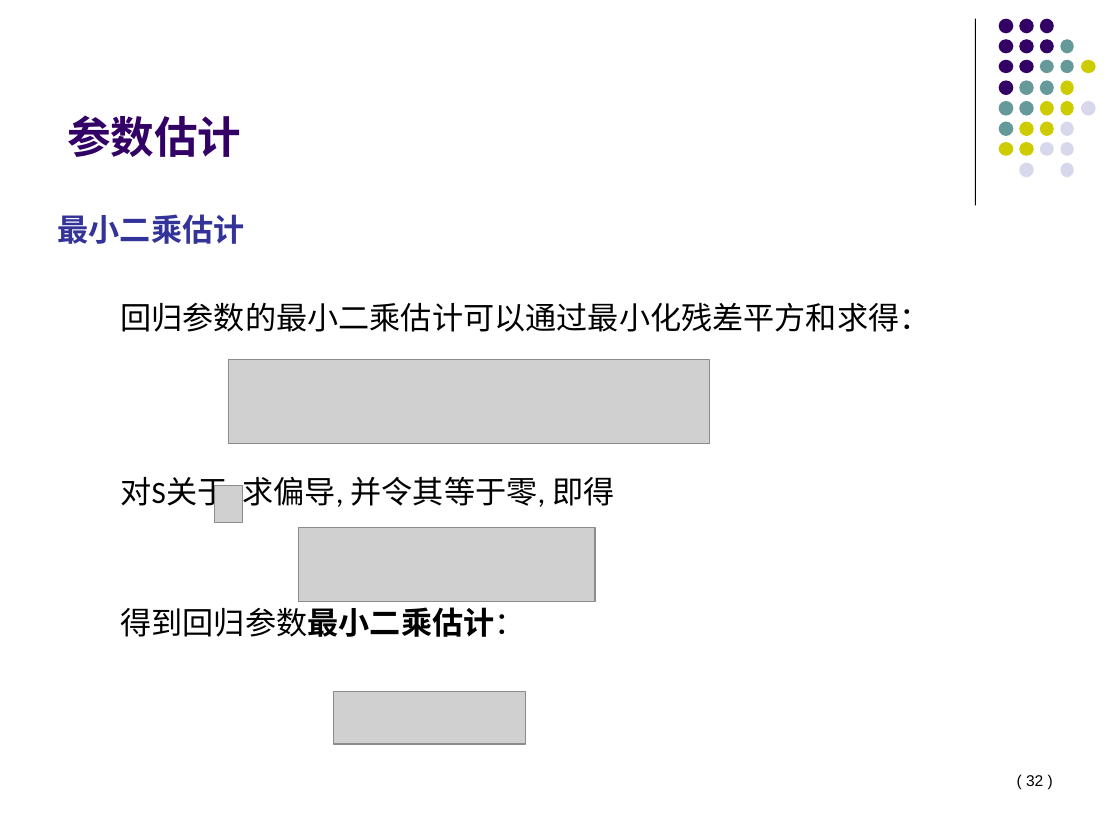
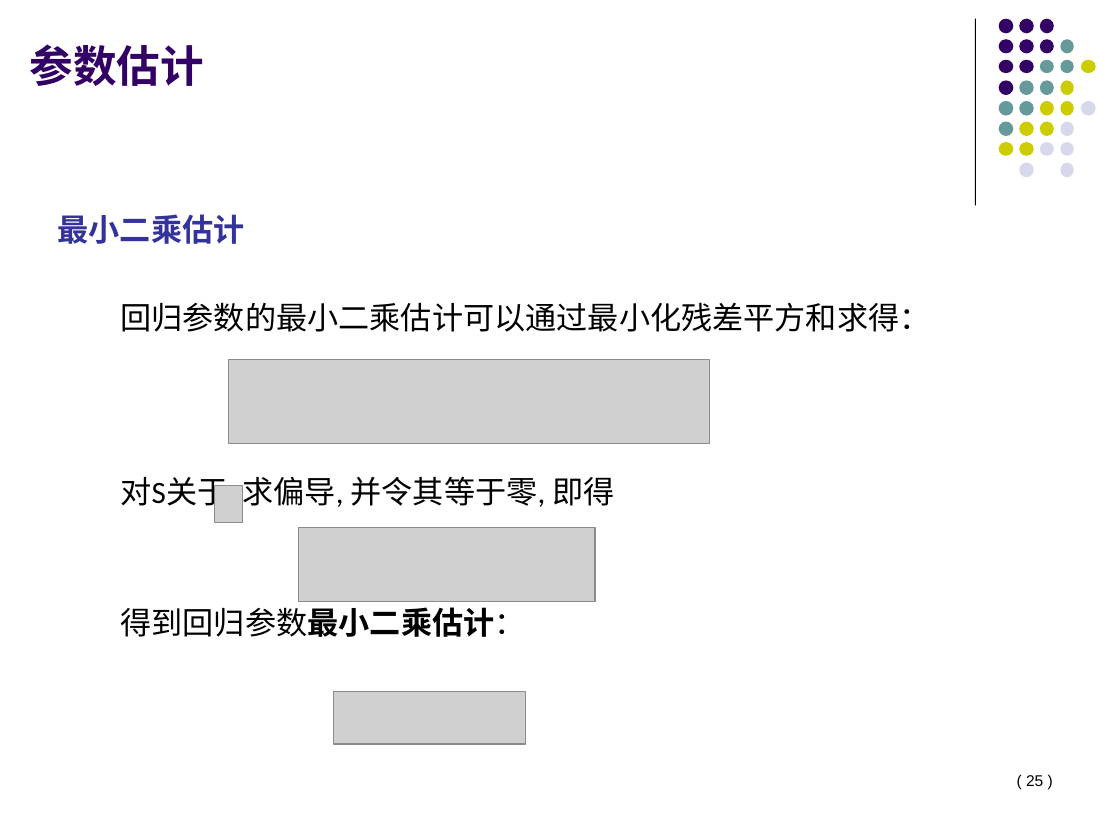
Before and after one commit to lizhengxiao/Non-life-Insurance-Actuarial-Science, a slide deck: slide 25 of Lectures/7 - Classification Rating and Generalized Linear Models.pptx (slide 32 before the commit). Drawn at 1120x840 pixels with LibreOffice and Linux fonts; fonts in the diff are those of the drawing; grey boxes stand for pictures. Boxes give left, top, right and bottom in pixels: in the first picture for what was removed or moved away, otherwise in the second. Text is boxed around its words. In the diff, an @@ line names an element or a change of style, - is before the commit and + after.

```diff
--- a/Lectures/7 - Classification Rating and Generalized Linear Models.pptx
+++ b/Lectures/7 - Classification Rating and Generalized Linear Models.pptx
@@ title "参数估计": place and size @@
-title "参数估计" at <box>67,115,241,157</box>
+title "参数估计" at <box>30,44,204,86</box>
@@ page number at <box>1026,775,1043,786</box>: text changed @@
-( 32 )
+( 25 )
```
Also in this commit, not shown: 13 other slides changed, 7 slides removed, 1 other file.
